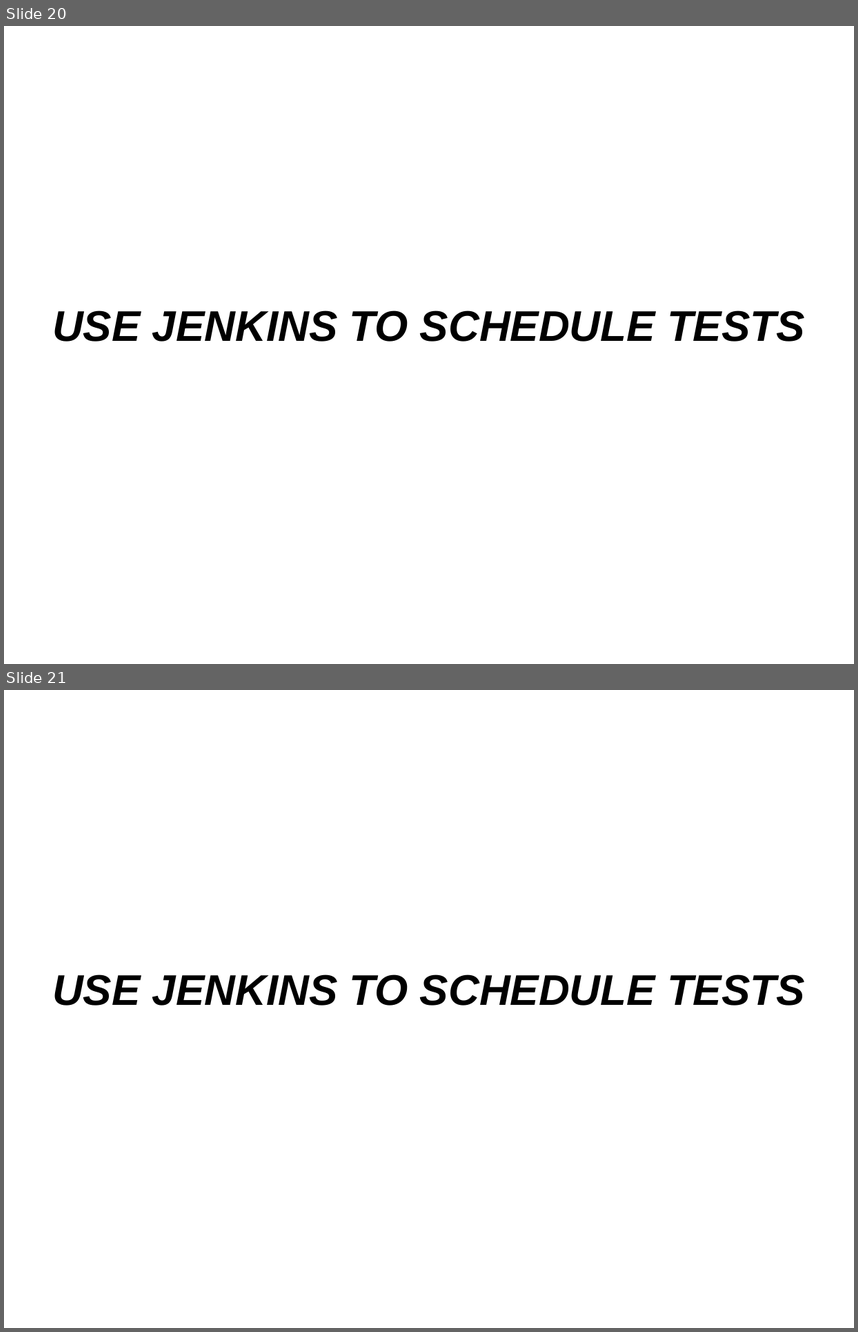
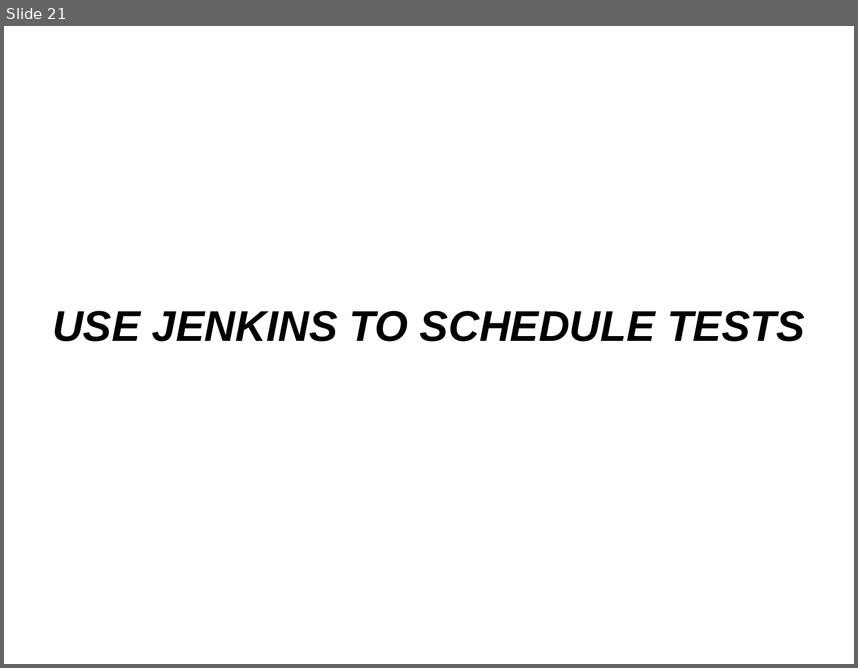
Before and after one commit to kirol/selenium, a slide deck: Selenium & Testops.odp. Shown one above the other, each under a label of ours: slides 20 and 21 before the commit, slide 21 after it. The pictures are 858x1332 and 858x668 pixels, drawn with LibreOffice and Linux fonts; fonts in the diff are those of the drawing. Boxes give left, top, right and bottom in pixels: in the first picture for what was removed or moved away, otherwise in the second. Text is boxed around its words. In the diff, an @@ line names an element or a change of style, - is before the commit and + after.

```diff
--- a/Selenium & Testops.odp
+++ b/Selenium & Testops.odp
@@ slide 20 removed at box(4, 26, 854, 664), background #FFFFFF @@
@@ subtitle removed at box(52, 310, 805, 341) @@
-USE JENKINS TO SCHEDULE TESTS
```
Also in this commit, not shown: 6 slides changed, 3 slides added, 1 other slide removed, 5 other files.
